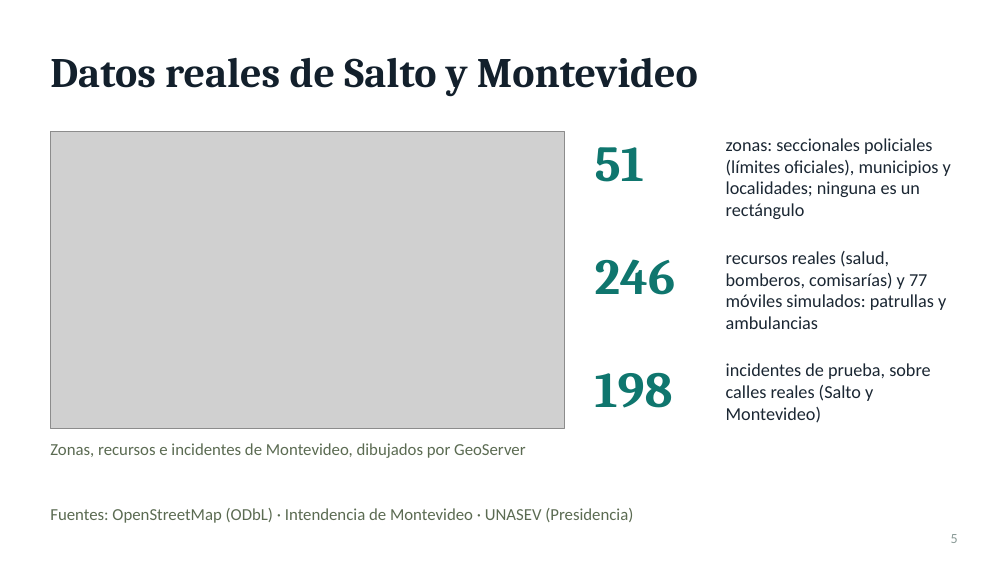
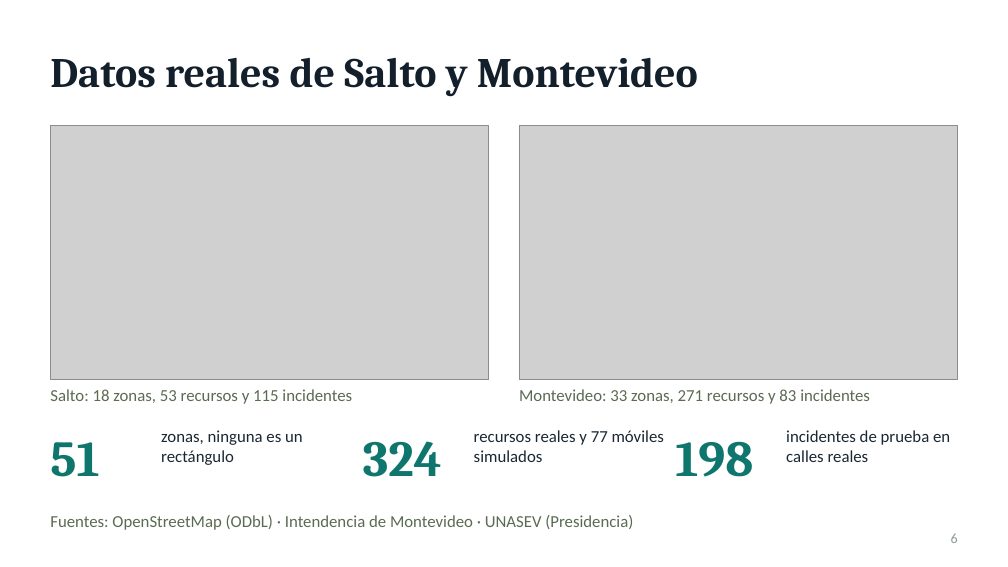
Before and after one commit to Facu185/geotravel, a slide deck: slide 6 of docs/defensa/UrbanSafe_defensa.pptx (slide 5 before the commit). Drawn at 1008x567 pixels with LibreOffice and Linux fonts; fonts in the diff are those of the drawing; grey boxes stand for pictures. Boxes give left, top, right and bottom in pixels: in the first picture for what was removed or moved away, otherwise in the second. Text is boxed around its words. In the diff, an @@ line names an element or a change of style, - is before the commit and + after.

```diff
--- a/docs/defensa/UrbanSafe_defensa.pptx
+++ b/docs/defensa/UrbanSafe_defensa.pptx
@@ picture added at bbox=[50, 126, 489, 379] @@
@@ picture: place and size @@
-picture at bbox=[50, 131, 564, 428]
+picture at bbox=[519, 126, 958, 379]
@@ text removed at bbox=[595, 259, 675, 295] @@
-246
@@ text at bbox=[50, 389, 352, 404]: text changed @@
-Zonas, recursos e incidentes de Montevideo, dibujados por GeoServer
+Salto: 18 zonas, 53 recursos y 115 incidentes
@@ text added at bbox=[519, 389, 870, 404], 12 pt, text #5B6B52 @@
+Montevideo: 33 zonas, 271 recursos y 83 incidentes
@@ text "51": place and size @@
-text "51" at bbox=[595, 147, 644, 182]
+text "51" at bbox=[50, 442, 99, 477]
@@ text at bbox=[161, 430, 303, 465]: text changed; size 13 to 12 pt @@
-zonas: seccionales policiales (límites oficiales), municipios y localidades; ninguna es un rectángulo
+zonas, ninguna es un rectángulo
@@ text added at bbox=[363, 441, 442, 477], 36 pt, text #0F766E, bold @@
+324
@@ text at bbox=[474, 430, 664, 462]: text changed; size 13 to 12 pt @@
-recursos reales (salud, bomberos, comisarías) y 77 móviles simulados: patrullas y ambulancias
+recursos reales y 77 móviles simulados
@@ text "198": place and size @@
-text "198" at bbox=[595, 372, 673, 408]
+text "198" at bbox=[675, 441, 753, 477]
@@ text at bbox=[786, 430, 950, 462]: text changed; size 13 to 12 pt @@
-incidentes de prueba, sobre calles reales (Salto y Montevideo)
+incidentes de prueba en calles reales
@@ text "Fuentes: OpenStreetMap (ODbL) · Intendencia ...": place and size @@
-text "Fuentes: OpenStreetMap (ODbL) · Intendencia ..." at bbox=[50, 508, 633, 523]
+text "Fuentes: OpenStreetMap (ODbL) · Intendencia ..." at bbox=[50, 515, 633, 530]
```
Also in this commit, not shown: 8 other slides changed, 2 slides added.
